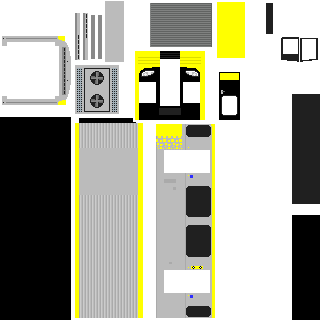
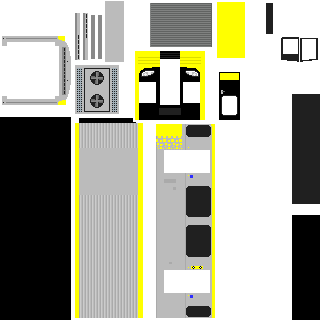
Two versions of the same layered image (320 x 320). Layer-by-layer changes:
painted on "Front" over [160, 105, 180, 106]
